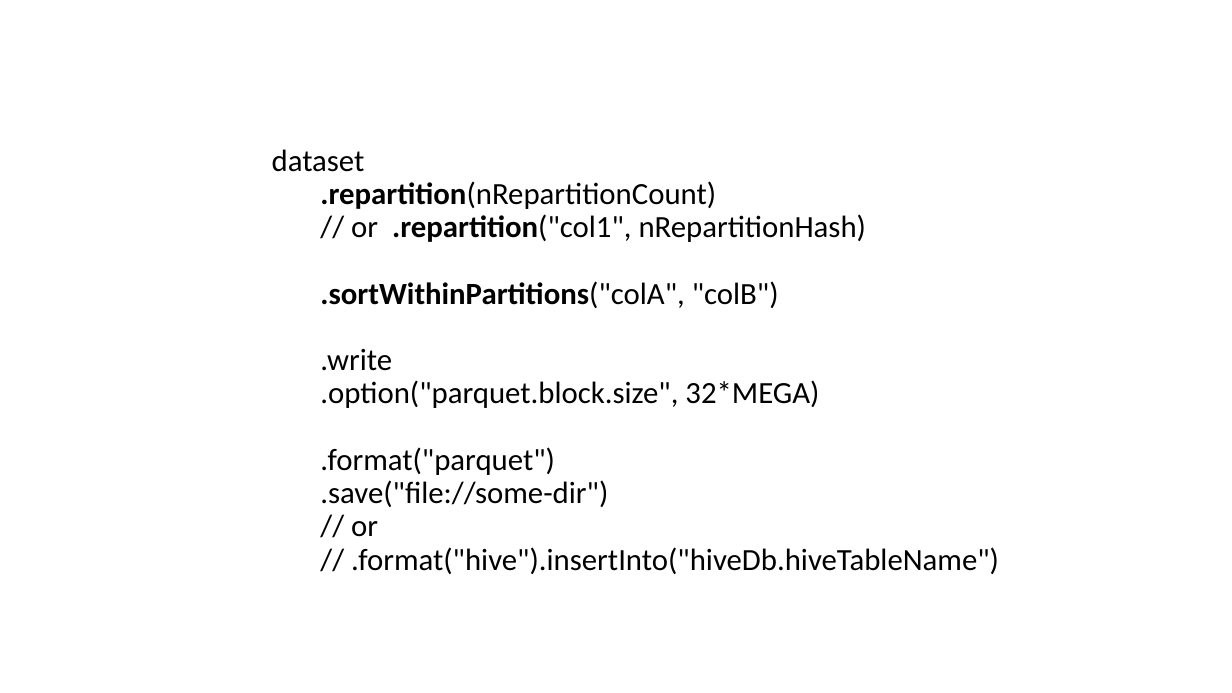
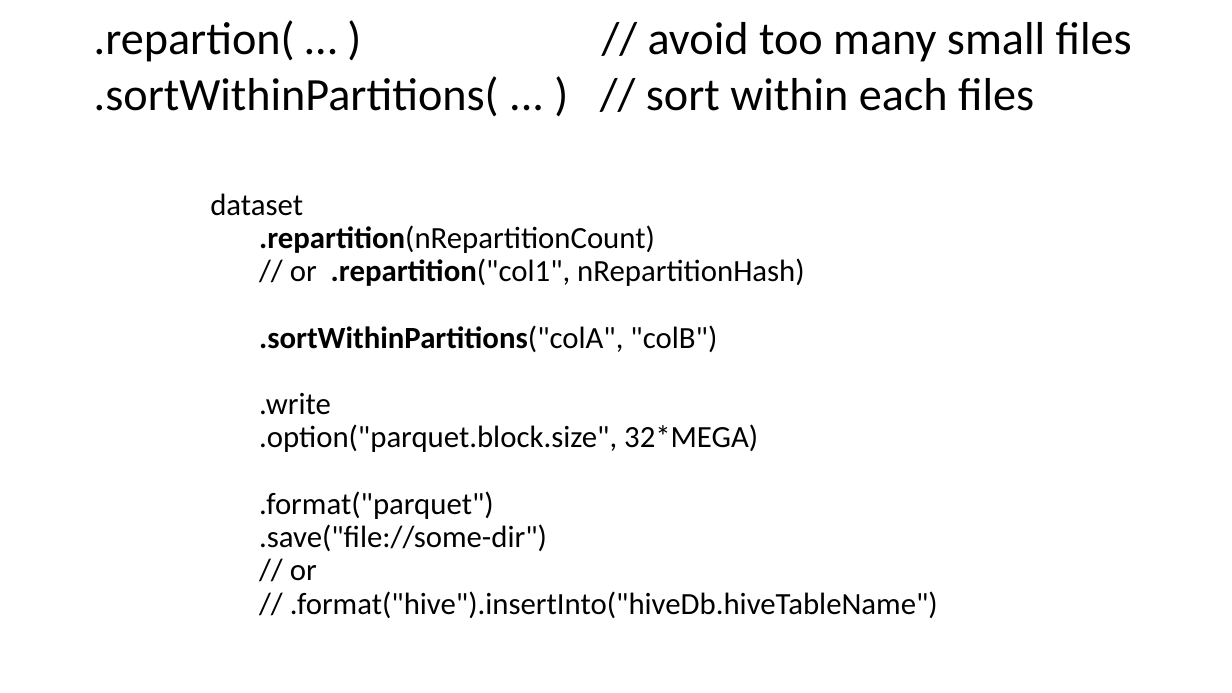
Before and after one commit to Arnaud-Nauwynck/presentations, a slide deck: slide 62 of pres-bigdata/8-Datalake-File-Format-Parquet.pptx (slide 54 before the commit). Drawn at 1232x693 pixels with LibreOffice and Linux fonts; fonts in the diff are those of the drawing. Boxes give left, top, right and bottom in pixels: in the first picture for what was removed or moved away, otherwise in the second. Text is boxed around its words. In the diff, an @@ line names an element or a change of style, - is before the commit and + after.

```diff
--- a/pres-bigdata/8-Datalake-File-Format-Parquet.pptx
+++ b/pres-bigdata/8-Datalake-File-Format-Parquet.pptx
@@ text added at [94,20,1132,116], 36 pt, text #000000 @@
+.repartion( … ) // avoid too many small files
+.sortWithinPartitions( ... ) // sort within each files
@@ text "dataset": place and size @@
-text "dataset" at [272,149,999,574]
+text "dataset" at [210,193,938,618]
```
Also in this commit, not shown: 46 other slides changed, 8 slides added, 22 other files.
